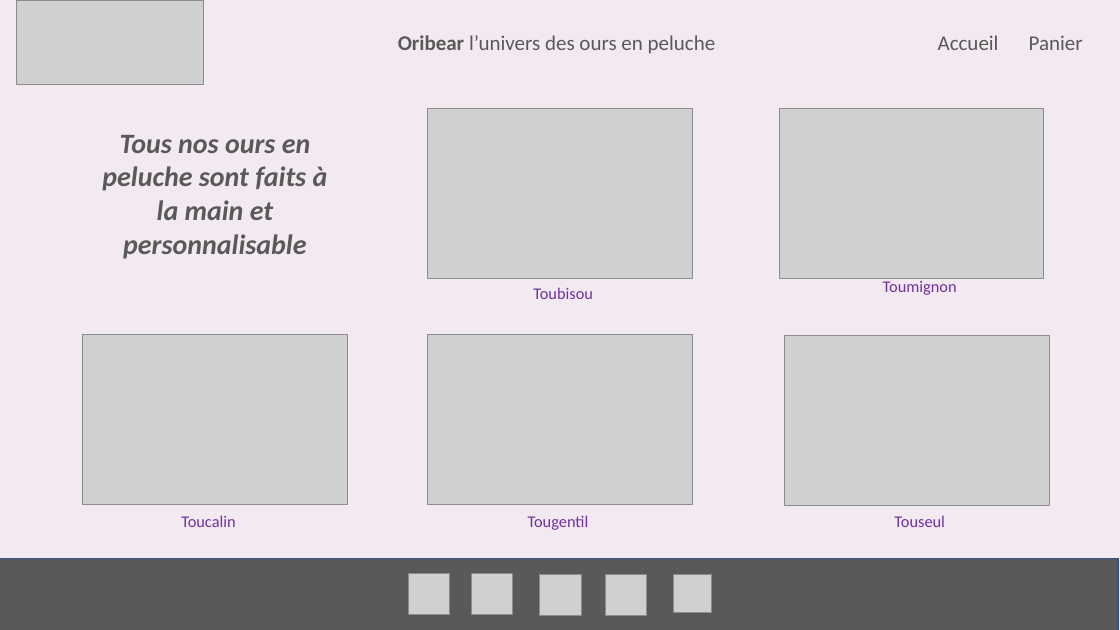
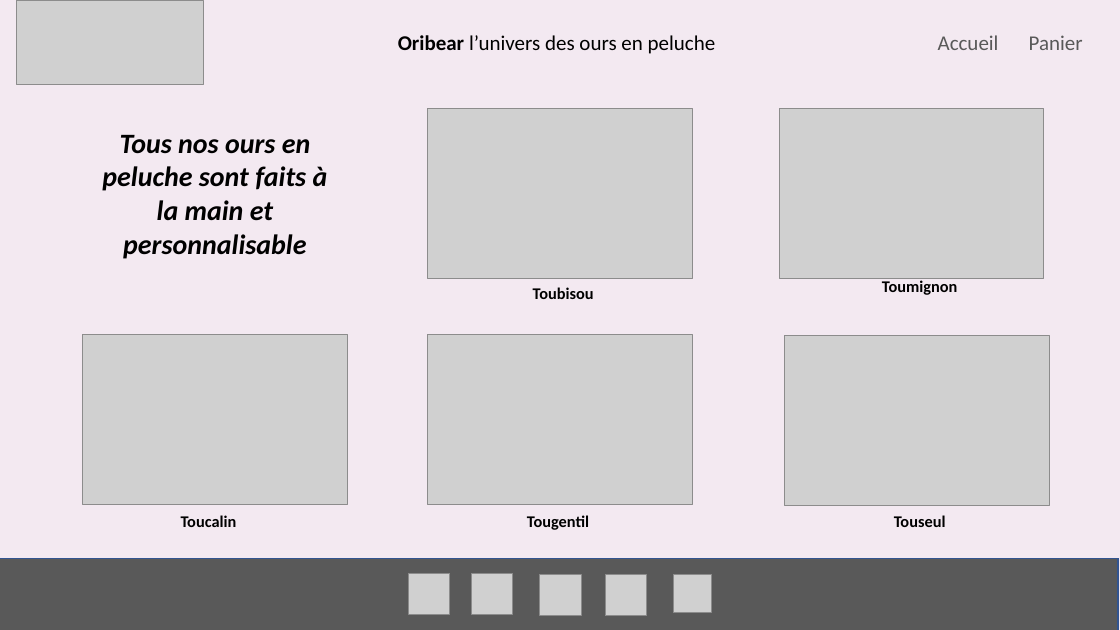
Before and after one commit to darethlao/orinoco, a slide deck: slide 1 of design marquette/orinoco_webdesign_model.pptx. Drawn at 1120x630 pixels with LibreOffice and Linux fonts; fonts in the diff are those of the drawing; grey boxes stand for pictures. Boxes give left, top, right and bottom in pixels: in the first picture for what was removed or moved away, otherwise in the second. Text is boxed around its words. In the diff, an @@ line names an element or a change of style, - is before the commit and + after.

```diff
--- a/design marquette/orinoco_webdesign_model.pptx
+++ b/design marquette/orinoco_webdesign_model.pptx
@@ text "Oribear l’univers des ours en ..." at (x1=398, y1=35, x2=716, y2=54): text colour #595959 to #000000 @@
@@ text "Tous nos ours en peluche ..." at (x1=102, y1=135, x2=328, y2=259): text colour #595959 to #000000 @@
@@ text colour #7030A0 to #000000, bold on in 5 elements at (x1=533, y1=287, x2=594, y2=299), (x1=882, y1=280, x2=958, y2=295), (x1=181, y1=515, x2=237, y2=527), (x1=527, y1=515, x2=589, y2=530), (x1=894, y1=515, x2=946, y2=527) @@
```
Also in this commit, not shown: 3 other files.
